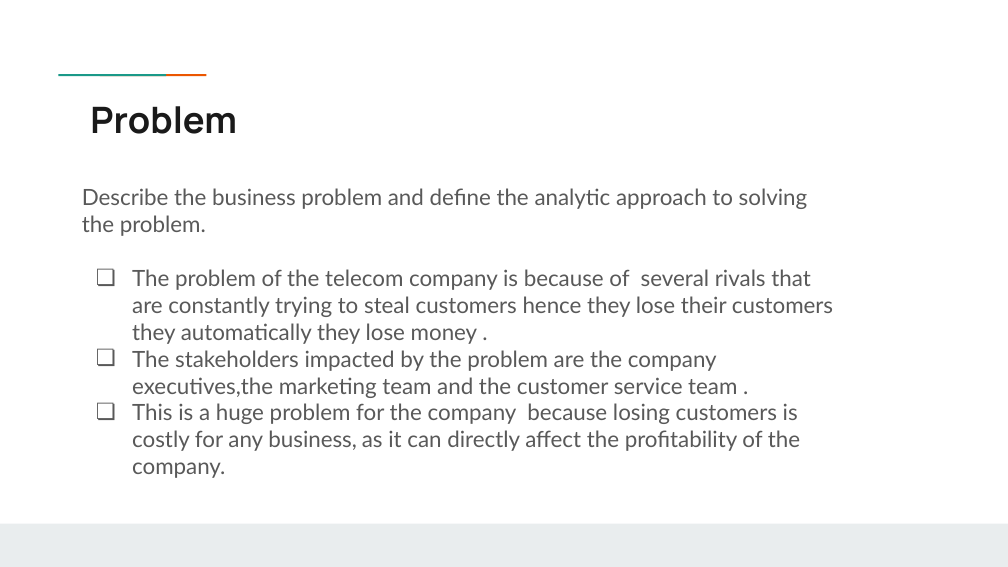
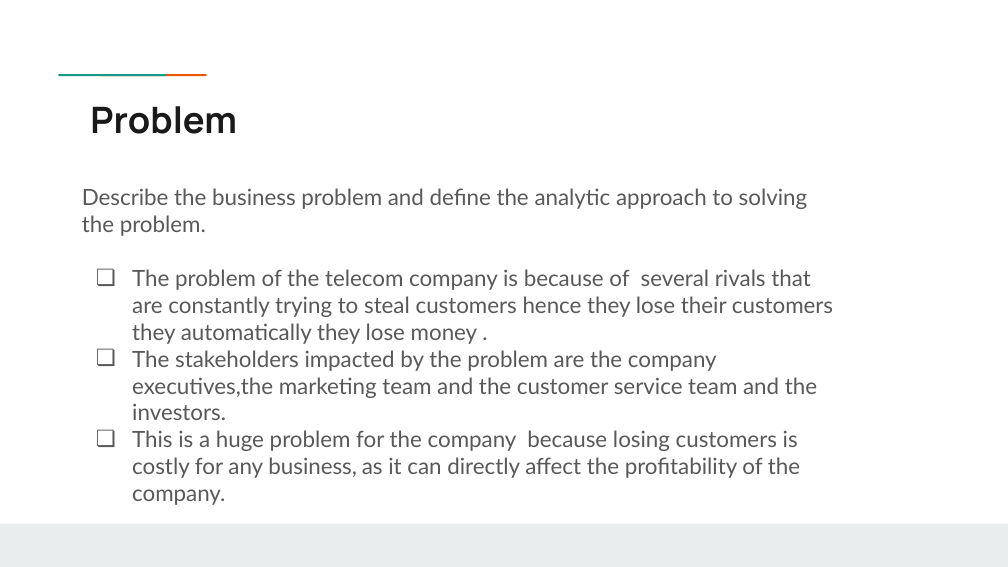
Before and after one commit to Chvava11/Bi_project_customer_churn, a slide deck: slide 2 of Result/Vanessa’s project .pptx. Drawn at 1008x567 pixels with LibreOffice and Linux fonts; fonts in the diff are those of the drawing; background and template pictures are left out. Boxes give left, top, right and bottom in pixels: in the first picture for what was removed or moved away, otherwise in the second. Text is boxed around its words. In the diff, an @@ line names an element or a change of style, - is before the commit and + after.

```diff
--- a/Result/Vanessa’s project .pptx
+++ b/Result/Vanessa’s project .pptx
@@ text at (x1=132, y1=350, x2=817, y2=420): text changed @@
-❏ The stakeholders impacted by the problem are the company executives,the marketing team and the customer service team .
+❏ The stakeholders impacted by the problem are the company executives,the marketing team and the customer service team and the investors.
```
Also in this commit, not shown: 2 other slides changed, 6 slides added, 1 slide removed, 1 other file.
